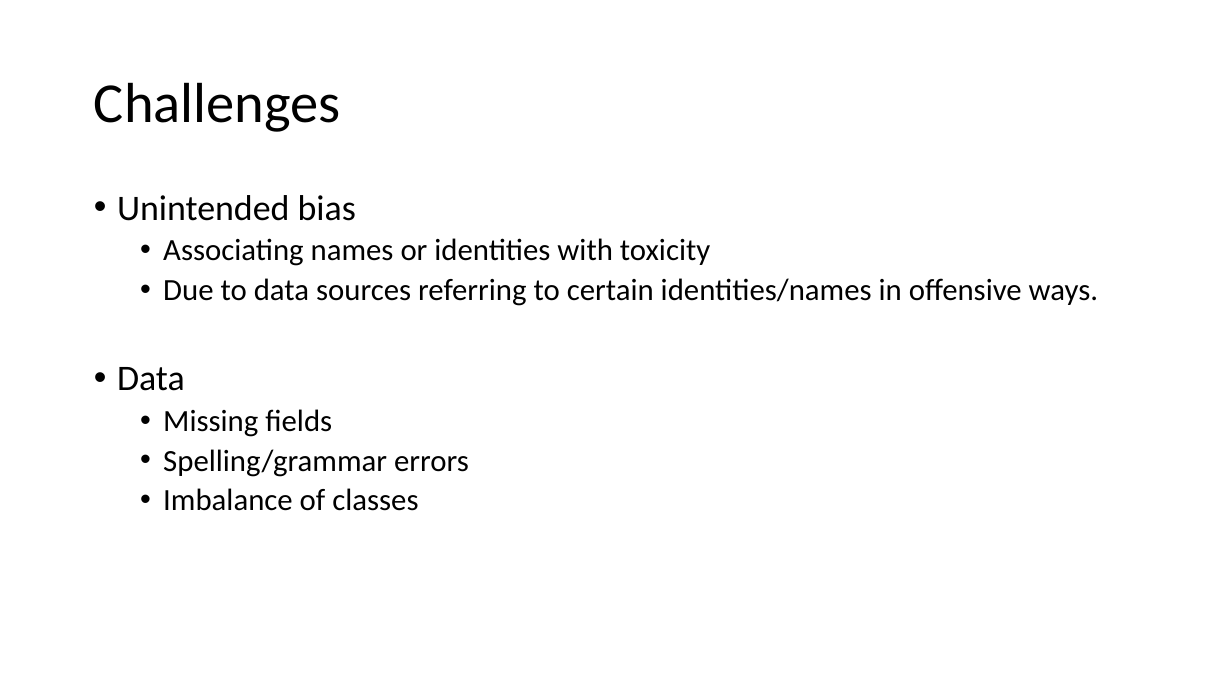
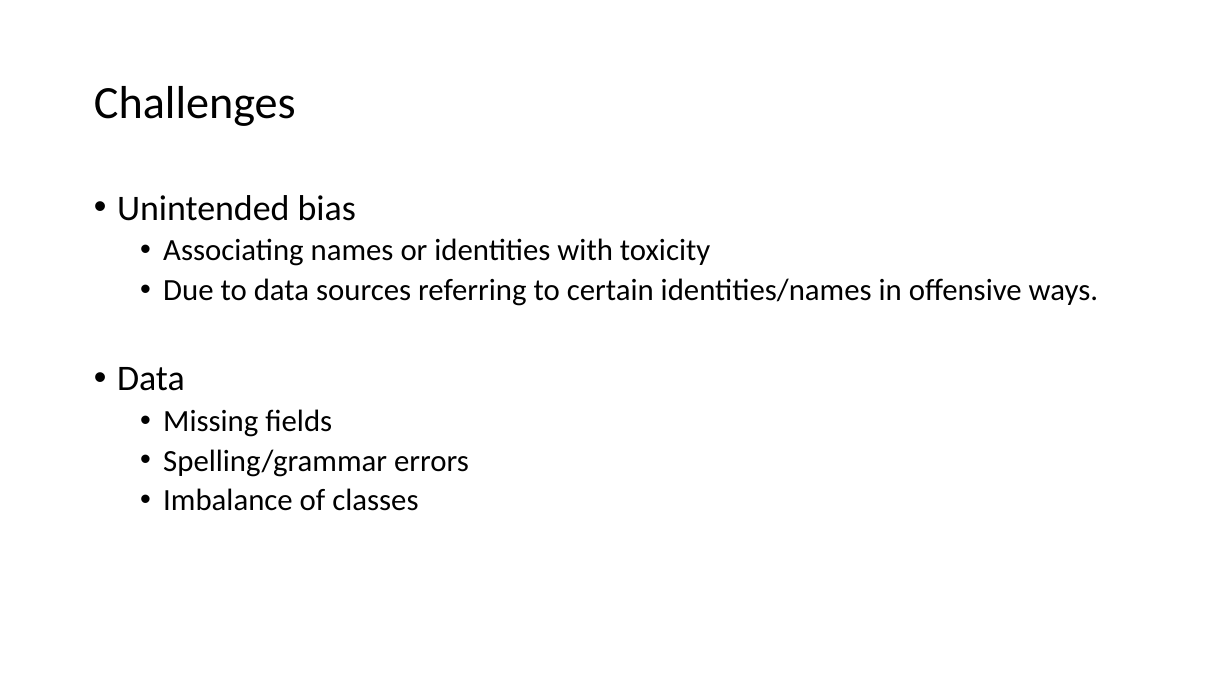
Before and after one commit to jsakhnin/NLPmodule, a slide deck: slide 3 of NLP_presentation.pptx. Drawn at 1232x693 pixels with LibreOffice and Linux fonts; fonts in the diff are those of the drawing. Boxes give left, top, right and bottom in pixels: in the first picture for what was removed or moved away, otherwise in the second. Text is boxed around its words. In the diff, an @@ line names an element or a change of style, - is before the commit and + after.

```diff
--- a/NLP_presentation.pptx
+++ b/NLP_presentation.pptx
@@ title "Challenges" at <box>94,86,296,126</box>: size 44 to 36 pt @@
```
Also in this commit, not shown: 1 other slide changed, 14 slides added, 1 slide removed, 10 other files.
